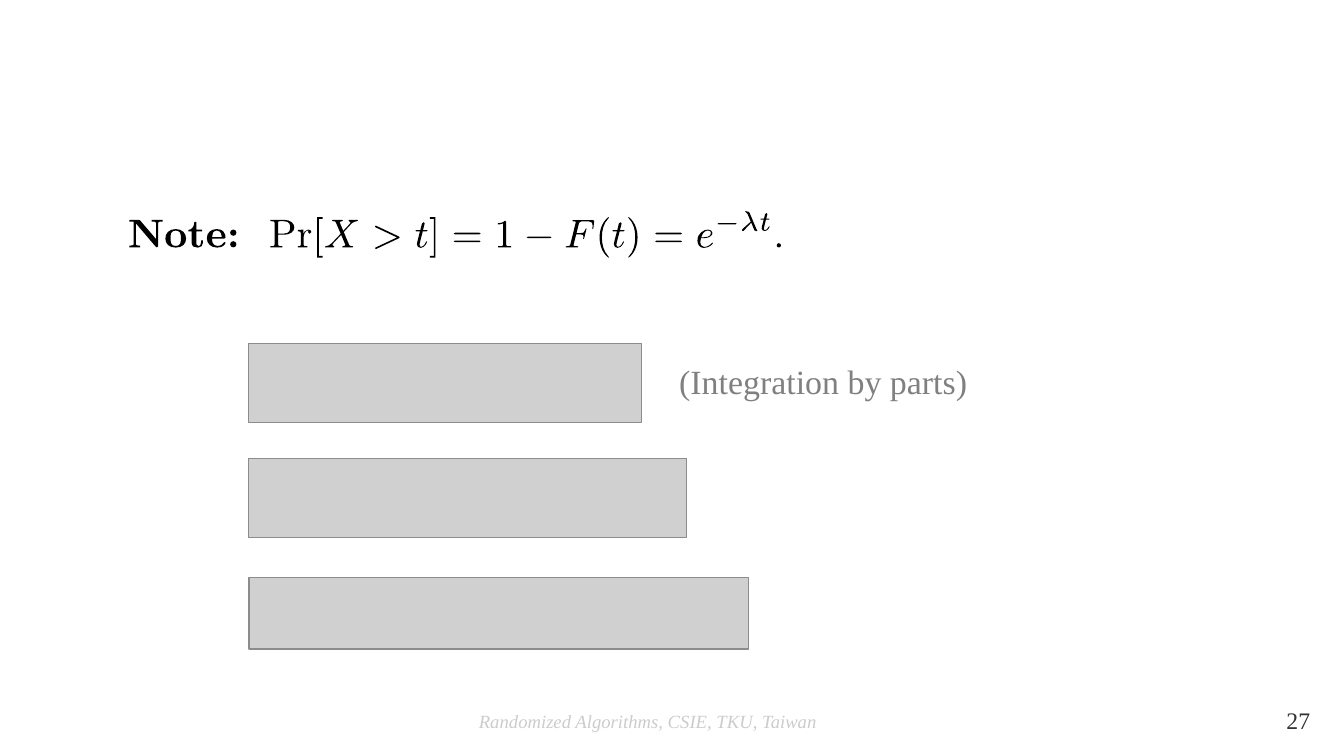
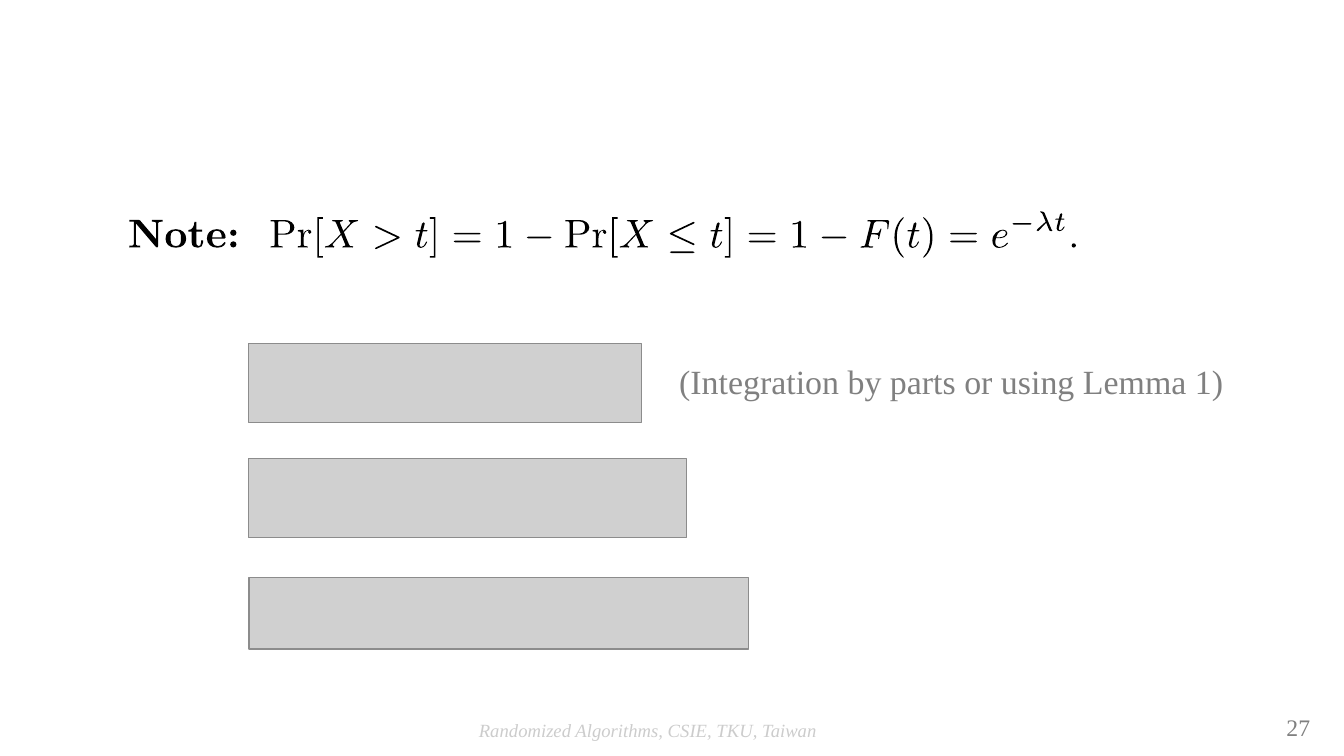
Before and after one commit to josephcclin/josephcclin.github.io, a slide deck: slide 27 of courses/rand_alg/slides/ra_lect_continuous_distributions_and_Poisson_process.odp. Drawn at 1344x756 pixels with LibreOffice and Linux fonts; fonts in the diff are those of the drawing; grey boxes stand for pictures; background and template pictures are left out. Boxes give left, top, right and bottom in pixels: in the first picture for what was removed or moved away, otherwise in the second. Text is boxed around its words. In the diff, an @@ line names an element or a change of style, - is before the commit and + after.

```diff
--- a/courses/rand_alg/slides/ra_lect_continuous_distributions_and_Poisson_process.odp
+++ b/courses/rand_alg/slides/ra_lect_continuous_distributions_and_Poisson_process.odp
@@ freeform shape removed at (129,213,778,256) @@
@@ freeform shape: place and size @@
-freeform shape at (188,222,202,248)
+freeform shape at (207,229,226,248)
@@ freeform shape: place and size @@
-freeform shape at (207,229,226,248)
+freeform shape at (231,229,237,248)
@@ freeform shape: place and size @@
-freeform shape at (527,237,551,238)
+freeform shape at (566,220,590,248)
@@ freeform shape: place and size @@
-freeform shape at (566,221,595,248)
+freeform shape at (593,229,606,248)
@@ freeform shape: place and size @@
-freeform shape at (600,217,610,257)
+freeform shape at (612,217,618,257)
@@ freeform shape: place and size @@
-freeform shape at (612,222,624,248)
+freeform shape at (620,220,652,248)
@@ freeform shape: place and size @@
-freeform shape at (628,217,638,257)
+freeform shape at (670,222,694,254)
@@ freeform shape: place and size @@
-freeform shape at (655,233,682,243)
+freeform shape at (711,222,723,248)
@@ freeform shape: place and size @@
-freeform shape at (698,229,713,248)
+freeform shape at (726,217,732,257)
@@ freeform shape: place and size @@
-freeform shape at (718,223,738,224)
+freeform shape at (749,233,776,243)
@@ freeform shape: place and size @@
-freeform shape at (743,211,759,231)
+freeform shape at (793,221,806,248)
@@ freeform shape: place and size @@
-freeform shape at (761,213,771,232)
+freeform shape at (822,237,846,238)
@@ freeform shape: place and size @@
-freeform shape at (777,243,782,248)
+freeform shape at (861,221,890,248)
@@ group added at (895,211,1077,257): 9 freeform shapes @@
@@ text at (679,370,1223,401): text changed @@
-(Integration by parts)
+(Integration by parts or using Lemma 1)
@@ text "Randomized Algorithms, CSIE, TKU, Taiwan" at (479,724,816,741): vertical alignment top to middle @@
@@ page number at (1286,720,1310,736): text colour #333333 to #808080; vertical alignment top to middle @@
```
Also in this commit, not shown: 57 other slides changed, 1 other file.
